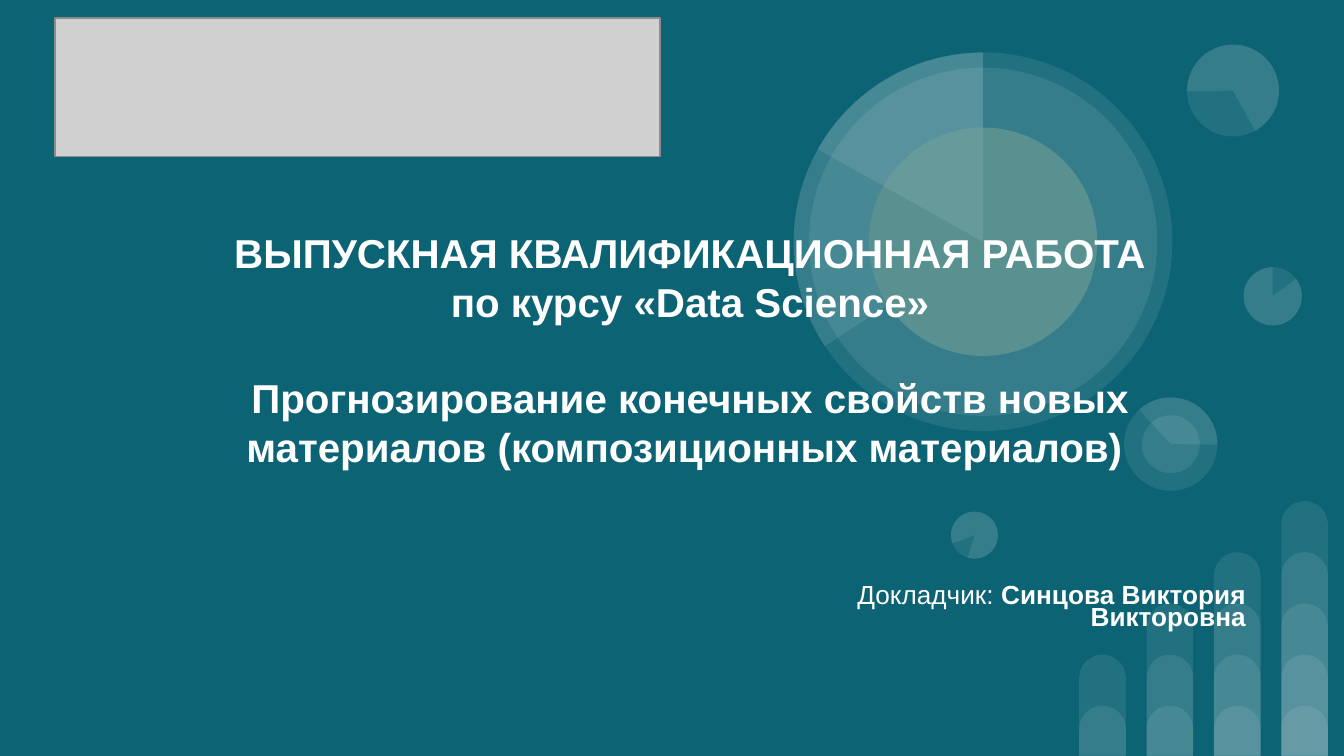
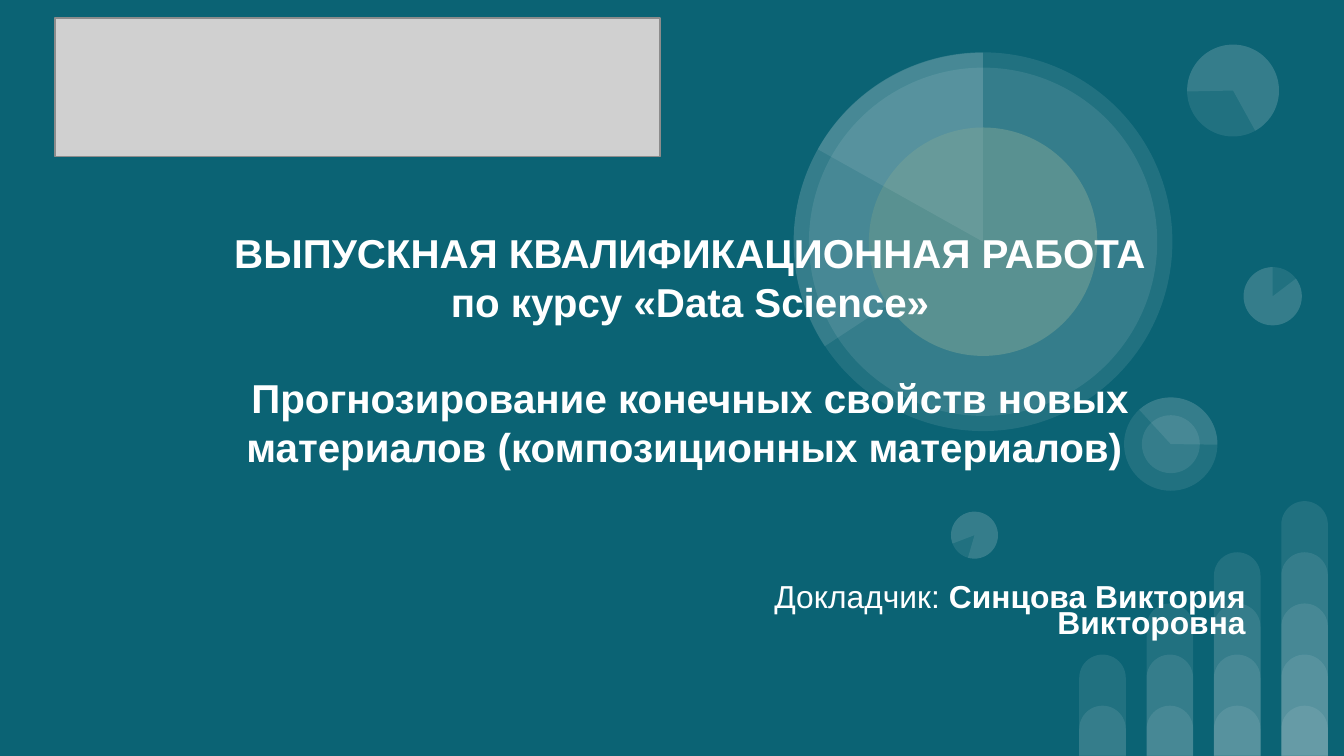
Before and after one commit to sintsovavv/vkr, a slide deck: slide 1 of vkr_docs/Presentation_Sintsova.pptx. Drawn at 1344x756 pixels with LibreOffice and Linux fonts; fonts in the diff are those of the drawing; grey boxes stand for pictures. Boxes give left, top, right and bottom in pixels: in the first picture for what was removed or moved away, otherwise in the second. Text is boxed around its words. In the diff, an @@ line names an element or a change of style, - is before the commit and + after.

Commit message:
update presentation

```diff
--- a/vkr_docs/Presentation_Sintsova.pptx
+++ b/vkr_docs/Presentation_Sintsova.pptx
@@ subtitle "Докладчик: Синцова Виктория Викторовна" at (774,586,1245,640): size 14 to 17 pt @@
```
Also in this commit, not shown: 1 other slide changed, 2 other files.
